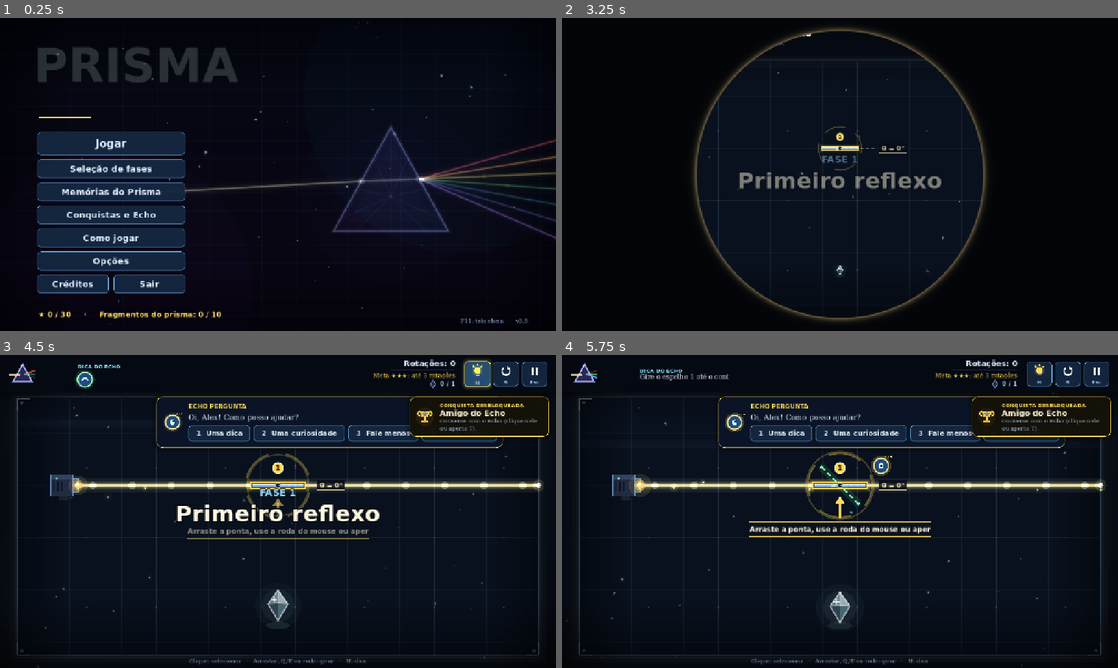
Above: before the commit, frames 1-4 (two rows, left to right).
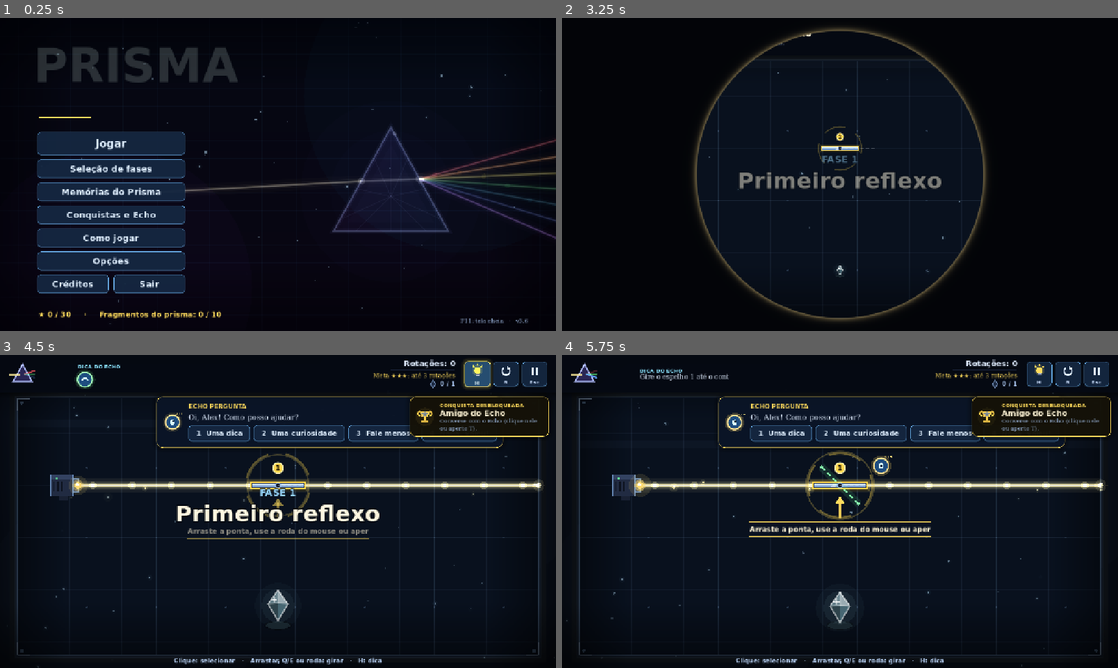
Above: after the commit, the same moments.

Repository: FelipeAnjos20/Jogo-Prisma
Game: Godot game, scene res://scenes/menu.tscn
The game is run twice, just before and just after one commit, with the same random seed, the same clock (stepped at 60 frames per second) and the same inputs.
Inputs (mouse positions are in pixels of both pictures, inside the frame that each line leads up to):
- Up to frame 1 (0.25 s): no input
- Up to frame 2 (3.25 s): click "Jogar" at 0.5 s; click (712, 187) at 1.27 s; type "Alex" at 1.35 s; click "Começar ›" at 2 s; click "Começar ›" at 2.75 s
- Up to frame 3 (4.5 s): tap Enter (ui_accept) at 3.5 s; drag from (55, 373) to (333, 442) at 3.52 s; click (478, 373) at 4.27 s
- Up to frame 4 (5.75 s): tap H at 5 s; drag from (728, 527) to (812, 574) at 5.02 s

The runs differ from the first frame. In frame 1, less than 0.1% of the frame differs, in the area x 94-95%, y 96-98%; in frame 2, less than 0.1%; in frame 3, 0.5%, in the area x 31-97%, y 8-99%; in frame 4, 0.5%.

Commit message:
feat: cartao de peca nova, sala menos poluida e GDD em PDF atualizado
- na primeira vez que bloco, espelho travado, divisor, filtro ou prisma aparecem, um cartao explica a peca
- cartoes vistos ficam salvos; teste confere que cada cartao esta na primeira fase com a peca
- guia de angulos sem o rotulo de inclinacao; atalhos e teclas da barra mais legiveis
- docs/GDD_PRISMA.pdf e docs/Como_Abrir.pdf gerados a partir do Markdown atual
- versao 3.6.0: CHANGELOG, README, GDD, rodape do menu e executavel
- testes: 170 verificacoes

Diff:
--- a/scripts/angle_guide.gd
+++ b/scripts/angle_guide.gd
@@ -52,16 +52,16 @@
 	var center := to_local(_mirror.global_position)
 	var inclination := Geometria.inclinacao_espelho(_mirror.rotation_degrees)
 	var shown := int(round(inclination)) % 180
-	var color := Color(1, 1, 1, 0.55 * _alpha)
+	var color := Color(1, 1, 1, 0.35 * _alpha)
 
 	# Linha horizontal de referencia (0 grau) e arco ate o espelho.
 	draw_dashed_line(center, center + Vector2(78, 0), color, 1.5, 6.0, true, true)
 	if shown > 0:
 		# Na tela o angulo matematico cresce para cima, entao o arco vai de 0 ate -inclinacao.
 		var end_angle := -deg_to_rad(inclination)
-		draw_arc(center, 46.0, end_angle, 0.0, 32, Color(1.0, 0.95, 0.7, 0.85 * _alpha), 2.0, true)
-	# O rotulo fica na ponta da linha de referencia, longe do numero do espelho.
-	_draw_tag(center + Vector2(122, 0), "θ = %d°" % shown, Color(1.0, 0.95, 0.7))
+		draw_arc(center, 46.0, end_angle, 0.0, 32, Color(1.0, 0.95, 0.7, 0.6 * _alpha), 1.5, true)
+	# Sem rotulo de inclinacao: a sala fica menos poluida e o destaque vai para i = r.
+	# A inclinacao continua na caixa de informacao do espelho.
 
 
 func _draw_reflection(reflection: Dictionary) -> void:
--- a/scripts/game_hud.gd
+++ b/scripts/game_hud.gd
@@ -13,6 +13,7 @@
 signal music_toggled
 signal echo_clicked
 signal explanation_opened
+signal piece_card_closed
 # tag identifica a pergunta; index e a opcao escolhida.
 signal choice_made(tag: String, index: int)
 
@@ -90,6 +91,13 @@
 var _award_queue: Array = []
 var _award_busy := false
 
+# Cartao de peca nova (aparece na primeira vez que uma peca surge numa fase).
+var _piece_root: Control
+var _piece_icon: PieceIcon
+var _piece_title: Label
+var _piece_text: Label
+var _piece_button: Button
+
 var _help_label: Label
 var _help_pad_mode := false
 var _help_mouse := ""
@@ -117,6 +125,7 @@
 	_build_flash()
 	_build_victory()
 	_build_pause()
+	_build_piece_card()
 	_build_award()
 
 
@@ -604,9 +613,9 @@
 
 func _build_bottom_help() -> void:
 	_help_mouse = UI.atalhos_da_fase(0)
-	_help_label = UI.make_label(_help_mouse, 13, Color(0.55, 0.68, 0.85, 0.85), 500)
+	_help_label = UI.make_label(_help_mouse, 14, Color(0.72, 0.82, 0.96), 600)
 	_help_label.horizontal_alignment = HORIZONTAL_ALIGNMENT_CENTER
-	_help_label.position = Vector2(0, 697)
+	_help_label.position = Vector2(0, 695)
 	_help_label.size = Vector2(1280, 20)
 	add_child(_help_label)
 
@@ -1148,4 +1157,134 @@
 				draw_rect(Rect2(c + Vector2(-7, -9), Vector2(5, 18)), ink)
 				draw_rect(Rect2(c + Vector2(2, -9), Vector2(5, 18)), ink)
 		if key != "":
-			draw_string(Kit.font(700), Vector2(0, size.y - 6.0), key, HORIZONTAL_ALIGNMENT_CENTER, size.x, 11, Color(0.6, 0.72, 0.9))
+			draw_string(Kit.font(700), Vector2(0, size.y - 6.0), key, HORIZONTAL_ALIGNMENT_CENTER, size.x, 12, Color(0.8, 0.88, 1.0))
+
+
+# ---------------------------------------------------------------- cartao de peca nova
+
+func _build_piece_card() -> void:
+	_piece_root = _make_overlay(0.5)
+	var center: CenterContainer = _piece_root.get_child(1)
+	var card := UI.make_panel(Color(0.035, 0.06, 0.11, 0.98), Color(1.0, 0.86, 0.36, 0.75), 18, 24)
+	card.custom_minimum_size = Vector2(560, 0)
+	center.add_child(card)
+	var column := VBoxContainer.new()
+	column.add_theme_constant_override("separation", 14)
+	card.add_child(column)
+	var row := HBoxContainer.new()
+	row.add_theme_constant_override("separation", 18)
+	column.add_child(row)
+	_piece_icon = PieceIcon.new()
+	row.add_child(_piece_icon)
+	var texts := VBoxContainer.new()
+	texts.add_theme_constant_override("separation", 4)
+	texts.size_flags_horizontal = Control.SIZE_EXPAND_FILL
+	row.add_child(texts)
+	texts.add_child(UI.make_label("PEÇA NOVA", 13, UI.ACCENT, 800))
+	_piece_title = UI.make_label("", 26, Color(1.0, 0.96, 0.84), 800)
+	_piece_text = UI.make_label("", 17, UI.TEXT, 500)
+	_piece_text.autowrap_mode = TextServer.AUTOWRAP_WORD_SMART
+	_piece_text.custom_minimum_size.x = 340
+	texts.add_child(_piece_title)
+	texts.add_child(_piece_text)
+	_piece_button = UI.make_button("Entendi  (Enter)", 18, 200)
+	_piece_button.size_flags_horizontal = Control.SIZE_SHRINK_END
+	_piece_button.pressed.connect(close_piece_card)
+	column.add_child(_piece_button)
+
+
+# info: {peca, titulo, texto} de UI.PECAS_NOVAS. O sinal piece_card_closed avisa quando fechar.
+func show_piece_card(info: Dictionary) -> void:
+	_piece_icon.kind = info["peca"]
+	_piece_title.text = info["titulo"]
+	_piece_text.text = info["texto"]
+	_piece_root.visible = true
+	_piece_root.modulate.a = 0.0
+	create_tween().tween_property(_piece_root, "modulate:a", 1.0, 0.25)
+	Sfx.play("hint", 1.1)
+	_focus_if_pad(_piece_button)
+
+
+func close_piece_card() -> void:
+	if not _piece_root.visible:
+		return
+	_piece_root.visible = false
+	Sfx.play("click")
+	piece_card_closed.emit()
+
+
+func is_piece_card_open() -> bool:
+	return _piece_root.visible
+
+
+# Desenho simplificado de cada peca, no estilo do jogo, com o raio passando.
+class PieceIcon extends Control:
+	const Kit := preload("res://scripts/ui_kit.gd")
+	var kind := "bloco"
+	var _time := 0.0
+
+	func _init() -> void:
+		custom_minimum_size = Vector2(140, 120)
+		mouse_filter = Control.MOUSE_FILTER_IGNORE
+
+	func _process(delta: float) -> void:
+		_time += delta
+		queue_redraw()
+
+	func _beam(a: Vector2, b: Vector2, color: Color) -> void:
+		draw_line(a, b, Color(color.r, color.g, color.b, 0.25), 9.0, true)
+		draw_line(a, b, color, 3.0, true)
+
+	func _draw() -> void:
+		var c := size * 0.5
+		draw_rect(Rect2(Vector2.ZERO, size), Color(0.02, 0.035, 0.07))
+		draw_rect(Rect2(Vector2.ZERO, size), Color(0.4, 0.65, 1.0, 0.35), false, 1.0)
+		var white := Kit.light_color("white")
+		var pulse := 0.5 + 0.5 * sin(_time * 3.0)
+		match kind:
+			"bloco":
+				_beam(Vector2(8, c.y), c + Vector2(-22, 0), white)
+				draw_circle(c + Vector2(-22, 0), 5.0 + pulse * 2.0, Color(1, 1, 1, 0.6))
+				var block := Rect2(c + Vector2(-20, -32), Vector2(40, 64))
+				draw_rect(block, Color(0.3, 0.06, 0.1))
+				for i in range(5):
+					draw_line(block.position + Vector2(4, 10 + i * 11), block.position + Vector2(36, 10 + i * 11), Color(1.0, 0.35, 0.4, 0.35), 1.0)
+				draw_rect(block, Color(1.0, 0.36, 0.42), false, 2.0)
+			"travado":
+				_beam(Vector2(8, c.y), c, white)
+				_beam(c, Vector2(c.x, 8), white)
+				var direction := Vector2(1, 1).normalized() * 34.0
+				draw_line(c - direction, c + direction, Color(0.55, 0.6, 0.68), 7.0, true)
+				var lock := c + Vector2(24, 26)
+				draw_circle(lock, 12.0, Color(0.12, 0.13, 0.17))
+				draw_arc(lock + Vector2(0, -2), 4.0, PI, TAU, 10, Color(0.85, 0.88, 0.95), 2.0, true)
+				draw_rect(Rect2(lock + Vector2(-5.5, -2), Vector2(11, 8)), Color(0.85, 0.88, 0.95))
+			"divisor":
+				_beam(Vector2(8, c.y), c, white)
+				_beam(c, Vector2(size.x - 8, c.y), Color(white.r, white.g, white.b, 0.6 + 0.4 * pulse))
+				_beam(c, Vector2(c.x, size.y - 8), Color(white.r, white.g, white.b, 1.0 - 0.4 * pulse))
+				var direction := Vector2(1, -1).normalized() * 32.0
+				draw_line(c - direction, c + direction, Color(0.62, 0.5, 1.0, 0.8), 8.0, true)
+				draw_line(c - direction, c + direction, Color(0.95, 0.9, 1.0), 1.5, true)
+			"filtro":
+				var red := Kit.light_color("red")
+				_beam(Vector2(8, c.y), c + Vector2(-6, 0), white)
+				_beam(c + Vector2(6, 0), Vector2(size.x - 34, c.y), red)
+				draw_rect(Rect2(c + Vector2(-6, -34), Vector2(12, 68)), Color(red.r, red.g, red.b, 0.45))
+				draw_rect(Rect2(c + Vector2(-6, -34), Vector2(12, 68)), red.lightened(0.3), false, 1.5)
+				var crystal := Vector2(size.x - 22, c.y)
+				draw_circle(crystal, 14.0 + pulse * 2.0, Color(red.r, red.g, red.b, 0.25))
+				draw_arc(crystal, 14.0, 0.0, TAU, 24, red, 2.0, true)
+				Kit.draw_color_symbol(self, crystal + Vector2(0, -26), 6.0, "red", red)
+			"prisma":
+				_beam(Vector2(8, c.y), c + Vector2(-10, 0), white)
+				var colors := ["red", "green", "blue"]
+				for i in range(3):
+					var angle := deg_to_rad(-30.0 + i * 30.0)
+					var end := c + Vector2(cos(angle), sin(angle)) * 64.0
+					_beam(c + Vector2(6, 0), end, Kit.light_color(colors[i]))
+					Kit.draw_color_symbol(self, end + Vector2(-2, -12 if i == 0 else 12), 5.0, colors[i], Kit.light_color(colors[i]))
+				var prism := PackedVector2Array([c + Vector2(0, -22), c + Vector2(20, 14), c + Vector2(-20, 14)])
+				draw_colored_polygon(prism, Color(0.3, 0.26, 0.55, 0.9))
+				prism.append(prism[0])
+				draw_polyline(prism, Color(0.85, 0.85, 1.0), 2.0, true)
--- a/scripts/game_state.gd
+++ b/scripts/game_state.gd
@@ -38,6 +38,8 @@
 var curiosities_heard := 0
 var echo_color := "azul"
 var echo_accessory := "nenhum"
+# Fases cujo cartao de peca nova ja foi mostrado (indices de UI.PECAS_NOVAS).
+var pieces_seen: Array = []
 
 # true quando o jogador esta usando teclado/controle nos menus (mostra o destaque de foco).
 var last_input_pad := false
@@ -177,6 +179,7 @@
 	curiosities_heard = 0
 	echo_color = "azul"
 	echo_accessory = "nenhum"
+	pieces_seen.clear()
 	save_data()
 
 
@@ -265,6 +268,12 @@
 	achievements.append(id)
 	save_data()
 	return true
+
+
+func mark_piece_seen(index: int) -> void:
+	if not pieces_seen.has(index):
+		pieces_seen.append(index)
+		save_data()
 
 
 func count_curiosity() -> int:
@@ -320,6 +329,7 @@
 	config.set_value("player", "curiosities_heard", curiosities_heard)
 	config.set_value("player", "echo_color", echo_color)
 	config.set_value("player", "echo_accessory", echo_accessory)
+	config.set_value("player", "pieces_seen", pieces_seen)
 	config.save(SAVE_PATH)
 
 
@@ -346,6 +356,8 @@
 	curiosities_heard = int(config.get_value("player", "curiosities_heard", 0))
 	echo_color = str(config.get_value("player", "echo_color", echo_color))
 	echo_accessory = str(config.get_value("player", "echo_accessory", echo_accessory))
+	var saved_pieces = config.get_value("player", "pieces_seen", [])
+	pieces_seen = saved_pieces.duplicate() if saved_pieces is Array else []
 
 
 func _copy_into(target: Array, source, fallback: int) -> void:
--- a/scripts/main.gd
+++ b/scripts/main.gd
@@ -222,6 +222,8 @@
 	hud.set_buddy_sleepy(false)
 	hud.hide_tooltip()
 	hud.show_pause(false)
+	if hud.is_piece_card_open():
+		hud.close_piece_card()
 	hud.hide_victory()
 	hud.hide_toast()
 	hud.echo_return()
@@ -303,6 +305,13 @@
 	await get_tree().create_timer(1.6).timeout
 	if token != _load_token or completed:
 		return
+	# Peca nova (so na primeira vez): um cartao explica o que ela faz antes da fala do Echo.
+	if UI.PECAS_NOVAS.has(index) and not GameState.pieces_seen.has(index):
+		GameState.mark_piece_seen(index)
+		hud.show_piece_card(UI.PECAS_NOVAS[index])
+		await hud.piece_card_closed
+		if token != _load_token or completed:
+			return
 	# Na fase 2 (so na primeira vez) o Echo pergunta como o jogador prefere ser ajudado.
 	if index == 1 and GameState.echo_help == "":
 		hud.ask("help", EchoBrain.personalizar("Agora que você pegou o jeito, {nome}: quer que eu dê pistas quando você travar?", GameState.player_name), ["Sim, me ajuda!", "Deixa comigo!"])
@@ -356,7 +365,7 @@
 # ---------------------------------------------------------------- loop
 
 func _process(delta: float) -> void:
-	if not completed:
+	if not completed and not hud.is_piece_card_open():
 		_level_time += delta
 	_intro_left = maxf(0.0, _intro_left - delta)
 	_update_hover()
@@ -444,6 +453,12 @@
 
 func _unhandled_input(event: InputEvent) -> void:
 	if Transition.is_busy():
+		return
+	# Com o cartao de peca nova aberto, a sala nao recebe comandos; Enter, Espaco ou Esc fecham.
+	if hud.is_piece_card_open():
+		if event.is_action_pressed("ui_accept") or event.is_action_pressed("ui_cancel"):
+			hud.close_piece_card()
+			get_viewport().set_input_as_handled()
 		return
 	_register_activity(event)
 
@@ -1127,7 +1142,7 @@
 # ---------------------------------------------------------------- caixa de informacao das pecas
 
 func _update_tooltip(delta: float) -> void:
-	if completed or get_tree().paused or _drag_mirror != null:
+	if completed or get_tree().paused or _drag_mirror != null or hud.is_piece_card_open():
 		_hover_key = ""
 		hud.hide_tooltip()
 		return
--- a/scripts/menu.gd
+++ b/scripts/menu.gd
@@ -588,7 +588,7 @@
 	_progress_label.position = Vector2(88, 672)
 	hud.add_child(_progress_label)
 
-	var version := UI.make_label("F11: tela cheia   ·   v3.5", 13, UI.TEXT_DIM, 500)
+	var version := UI.make_label("F11: tela cheia   ·   v3.6", 13, UI.TEXT_DIM, 500)
 	version.position = Vector2(1060, 690)
 	hud.add_child(version)
 
--- a/scripts/ui_kit.gd
+++ b/scripts/ui_kit.gd
@@ -36,6 +36,16 @@
 	[2, "G: ângulos"],
 	[3, "M: música"],
 ]
+
+# Cartao de peca nova: na primeira vez que a peca aparece, um cartao explica o que ela faz.
+# Chave: indice da fase. "peca" e o tipo usado no desenho e no teste de consistencia com levels.gd.
+const PECAS_NOVAS := {
+	2: {"peca": "bloco", "titulo": "Bloco absorvedor", "texto": "Absorve qualquer raio que encosta nele. Use os espelhos para dar a volta."},
+	3: {"peca": "travado", "titulo": "Espelho travado", "texto": "Tem um cadeado: não gira, mas continua refletindo a luz. Planeje os outros espelhos em função dele."},
+	4: {"peca": "divisor", "titulo": "Divisor de luz", "texto": "O vidro roxo divide o raio em dois: parte atravessa reto e parte é refletida."},
+	5: {"peca": "filtro", "titulo": "Filtro de cor", "texto": "A luz branca que passa pelo filtro sai colorida. Cristal com anel colorido só acende com a sua cor (▲ vermelho, ● verde, ■ azul)."},
+	8: {"peca": "prisma", "titulo": "Prisma", "texto": "Separa a luz branca em três: vermelho ▲ para um lado, verde ● reto e azul ■ para o outro."},
+}
 
 static var _fonts := {}
 
--- a/tests/run_tests.gd
+++ b/tests/run_tests.gd
@@ -68,6 +68,7 @@
 	_test_atalhos_por_fase()
 	_test_nota_da_sala()
 	_test_clima_das_salas()
+	_test_cartoes_de_peca_nova()
 
 	if _falhas == 0:
 		print("OK: %d/%d testes passaram" % [_total, _total])
@@ -482,3 +483,34 @@
 	_assert_eq("fases 6-7 tem faiscas", temas.cor_da_fase(5)["clima"], "faiscas")
 	_assert_eq("fases 8-9 tem vaga-lumes", temas.cor_da_fase(8)["clima"], "vagalumes")
 	_assert_eq("fase 10 tem po dourado", temas.cor_da_fase(9)["clima"], "po_dourado")
+
+
+# O cartao de peca nova aparece exatamente na primeira fase que tem aquela peca.
+func _test_cartoes_de_peca_nova() -> void:
+	var fases := Levels.get_levels()
+	var corretos := true
+	for indice in UIKit.PECAS_NOVAS.keys():
+		var peca: String = UIKit.PECAS_NOVAS[indice]["peca"]
+		var primeira := -1
+		for i in range(fases.size()):
+			if _fase_tem_peca(fases[i], peca):
+				primeira = i
+				break
+		corretos = corretos and primeira == int(indice)
+	_assert_eq("cada cartao de peca nova esta na primeira fase com a peca", corretos, true)
+
+
+func _fase_tem_peca(fase: Dictionary, peca: String) -> bool:
+	match peca:
+		"bloco":
+			return not fase["obstacles"].is_empty()
+		"filtro":
+			return not fase["filters"].is_empty()
+		"prisma":
+			return not fase.get("prisms", []).is_empty()
+	for espelho in fase["mirrors"]:
+		if peca == "divisor" and espelho["kind"] == "splitter":
+			return true
+		if peca == "travado" and espelho["kind"] == "mirror" and not espelho["can_rotate"]:
+			return true
+	return false
Binary file added: docs/img/cartao_peca_nova.png
Not shown, changed: export_presets.cfg
Not shown, changed: CHANGELOG.md
Not shown, changed: README.md
Not shown, changed: docs/Como_Abrir.pdf
Not shown, changed: docs/GDD.md
Not shown, changed: docs/GDD_PRISMA.pdf
